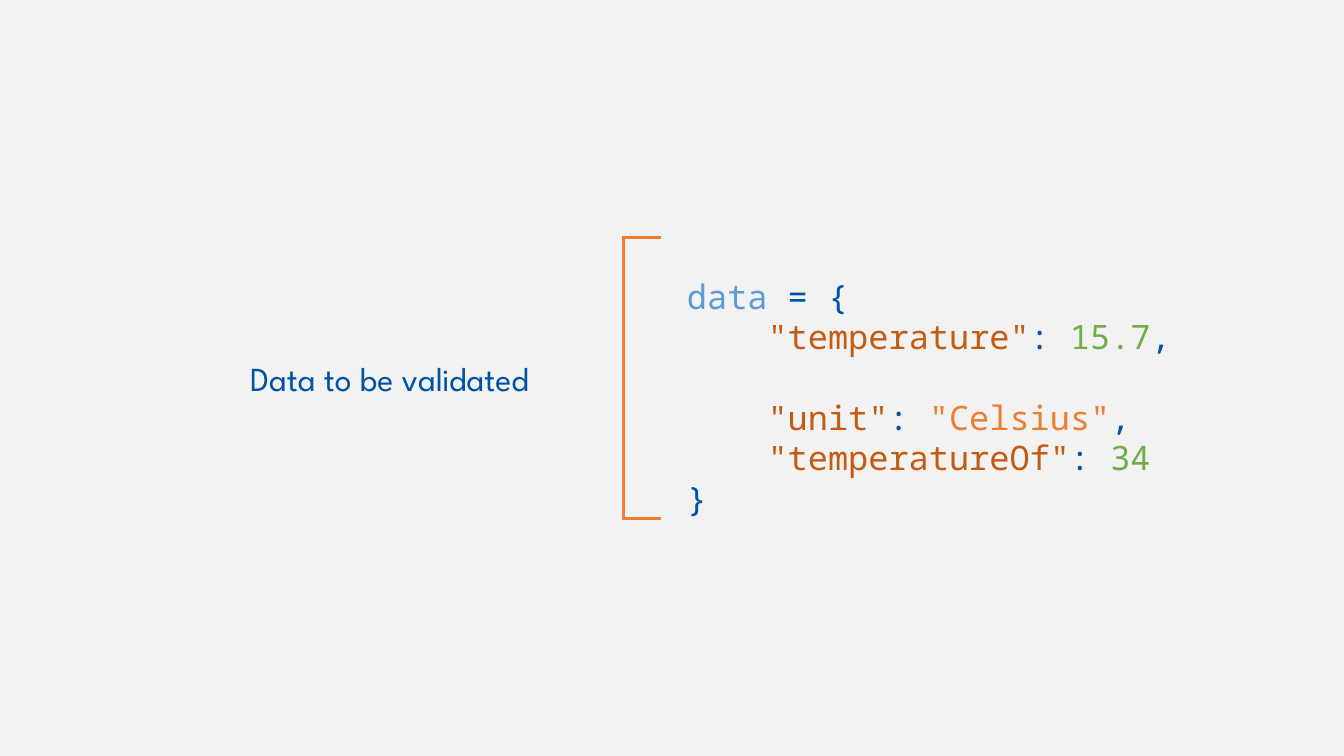
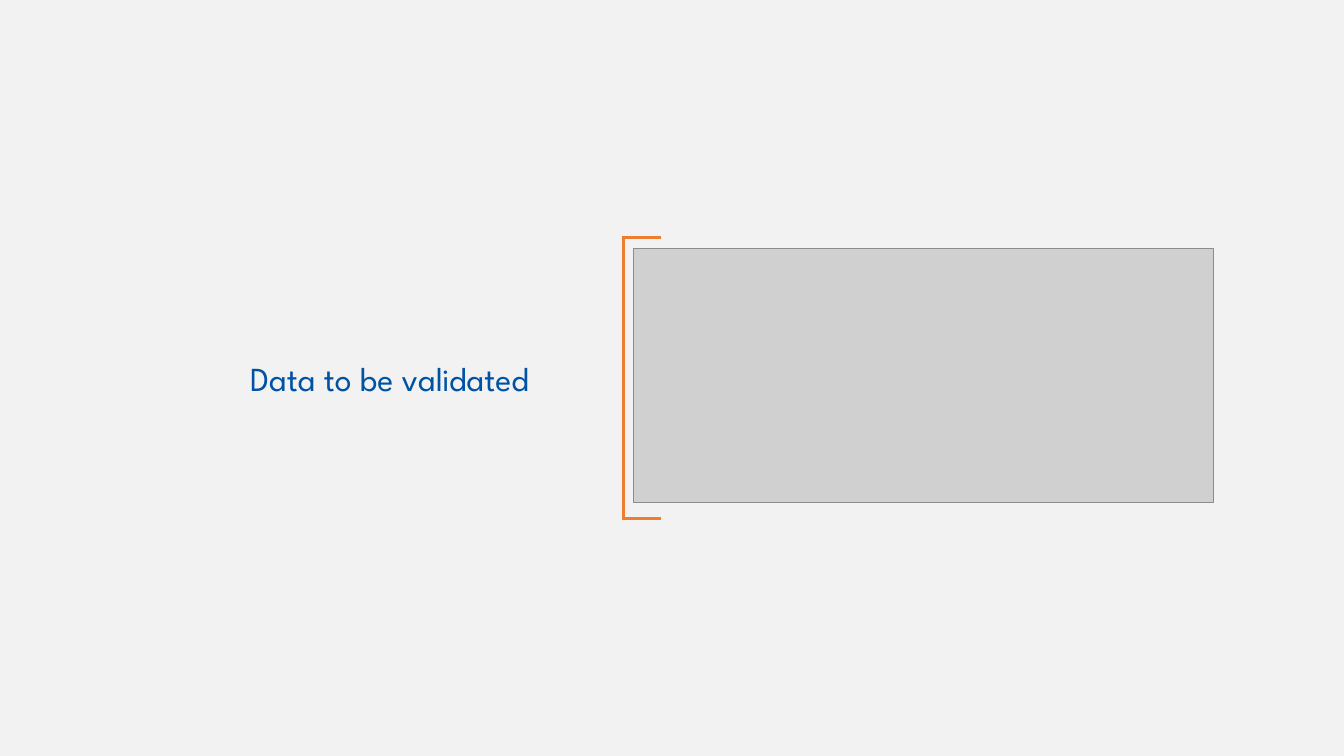
Before and after one commit to w3c/wot-cg, a slide deck: slide 24 of Tutorials/whatiswot/8-JSON_Schema_in_Practice_3/8-JSON_Schema_in_Practice_3.pptx. Drawn at 1344x756 pixels with LibreOffice and Linux fonts; fonts in the diff are those of the drawing; grey boxes stand for pictures. Boxes give left, top, right and bottom in pixels: in the first picture for what was removed or moved away, otherwise in the second. Text is boxed around its words. In the diff, an @@ line names an element or a change of style, - is before the commit and + after.

```diff
--- a/Tutorials/whatiswot/8-JSON_Schema_in_Practice_3/8-JSON_Schema_in_Practice_3.pptx
+++ b/Tutorials/whatiswot/8-JSON_Schema_in_Practice_3/8-JSON_Schema_in_Practice_3.pptx
@@ picture added at <box>633,249,1214,503</box> @@
@@ text removed at <box>687,283,1171,478</box> @@
-data = {
-"temperature": 15.7,
-"unit": "Celsius",
-"temperatureOf": 34
-}
```
Also in this commit, not shown: 13 other slides changed, 3 slides added, 3 slides removed, 21 other files.
